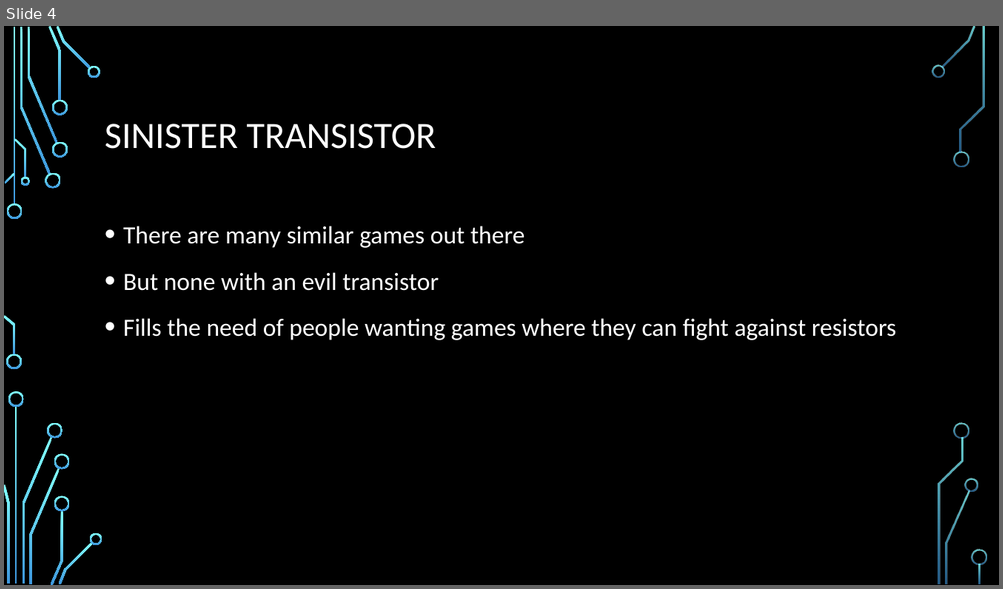
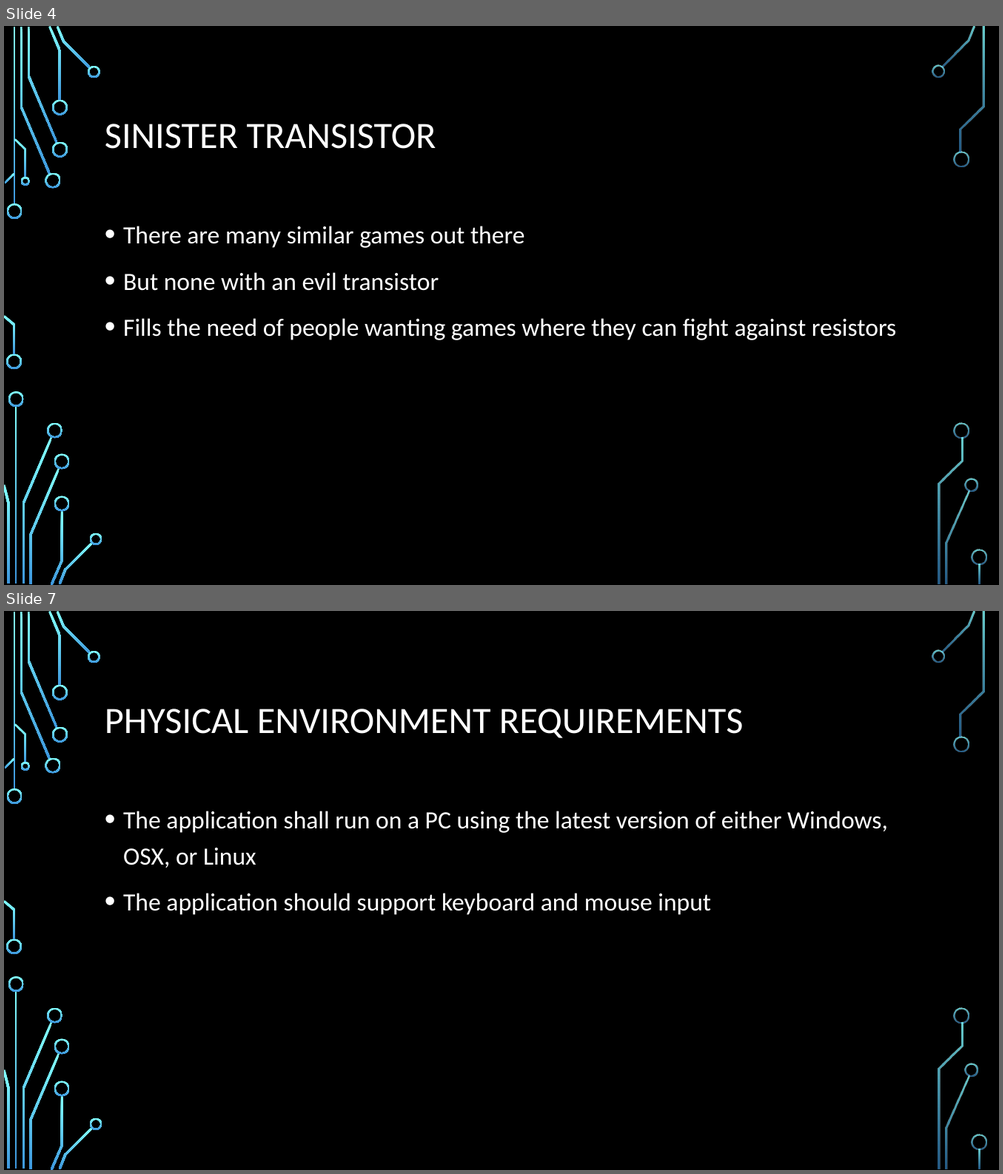
Before and after one commit to gregkelso/COP-4331, a slide deck: Sinister Transistor.pptx. Shown one above the other, each under a label of ours: slide 4 before the commit, slides 4 and 7 after it; the slides between them are not shown. The pictures are 1003x589 and 1003x1174 pixels, drawn with LibreOffice and Linux fonts; fonts in the diff are those of the drawing; background and template pictures are left out. Boxes give left, top, right and bottom in pixels: in the first picture for what was removed or moved away, otherwise in the second. Text is boxed around its words. In the diff, an @@ line names an element or a change of style, - is before the commit and + after.

```diff
--- a/Sinister Transistor.pptx
+++ b/Sinister Transistor.pptx
@@ slide 7 added at (x1=4, y1=611, x2=999, y2=1170), background picture (left out); not listed: 36 template elements that a slide beside it also shows @@
@@ title added at (x1=105, y1=709, x2=743, y2=738), 36 pt, text #FFFFFF @@
+PHYSICAL ENVIRONMENT REQUIREMENTS
@@ text added at (x1=123, y1=811, x2=888, y2=915), 24 pt, text #FFFFFF @@
+• The application shall run on a PC using the latest version of either Windows, OSX, or Linux
+• The application should support keyboard and mouse input
```
Also in this commit, not shown: 9 other slides added, 1 other file.
